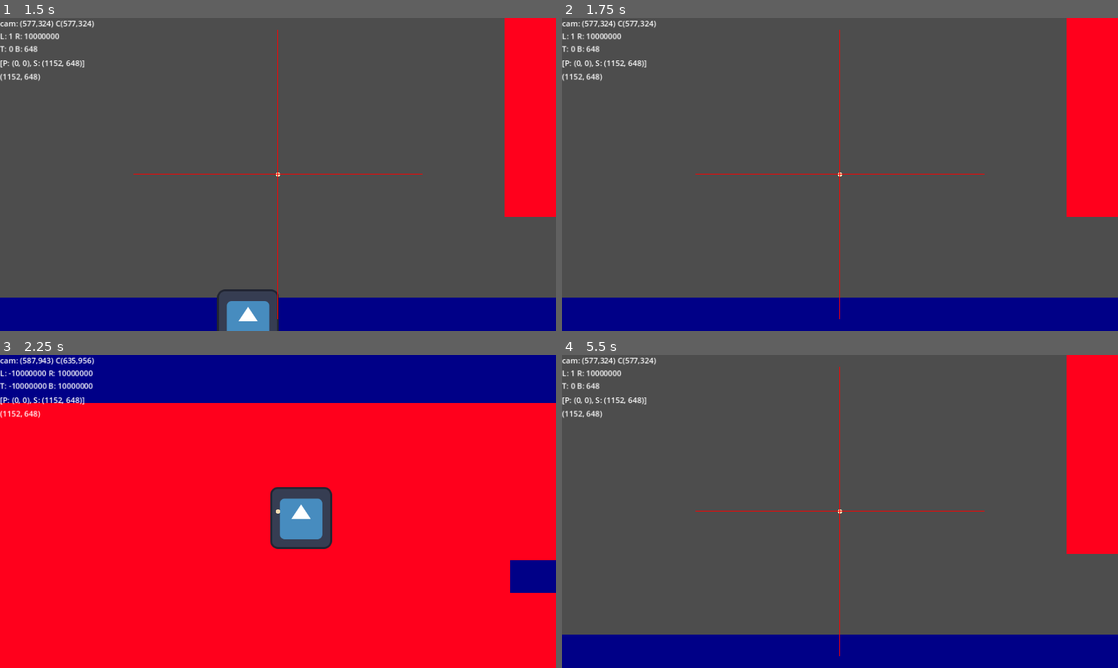
Above: before the commit, frames 1-4 (two rows, left to right).
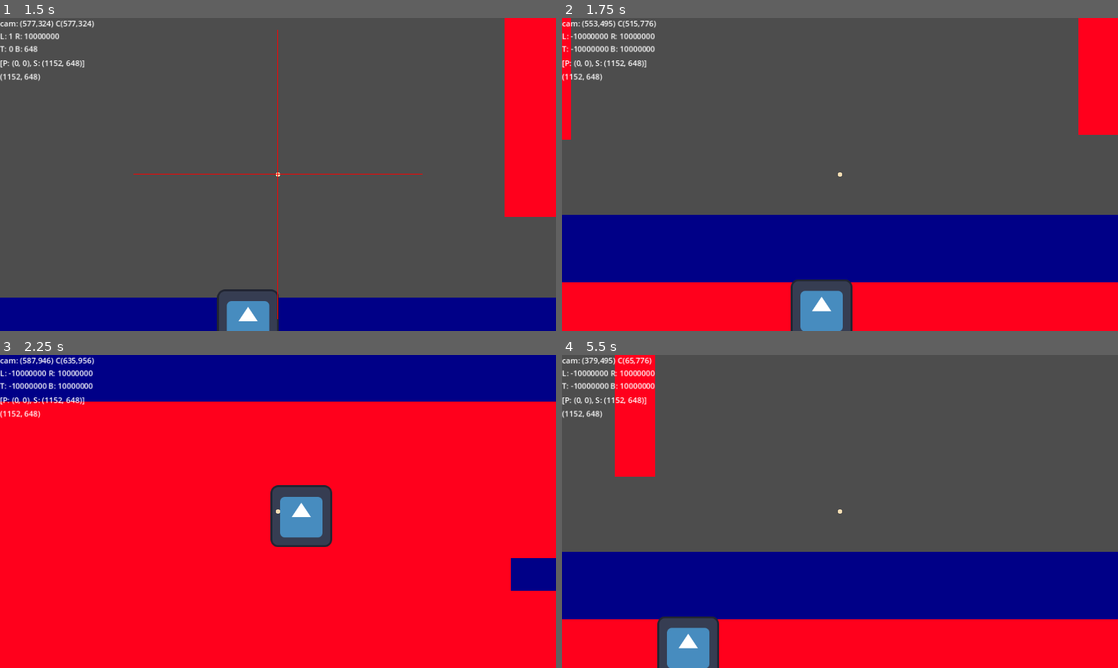
Above: after the commit, the same moments.

Repository: azylazide/boundedcamera
Game: Godot game, scene res://Test Scenes/test_world.tscn
Two runs of this game, one before a commit and one after it. Both use one fixed random seed, a clock stepped at 60 frames per second and the inputs below. The engine's default icon, where the game draws it, is replaced by a stand-in: a white triangle on a blue panel in a dark square.
Inputs:
- Up to frame 1 (1.5 s): tap Enter (ui_accept) at 0.5, 0.77 s; hold Right (ui_right) 0.53-1.28 s; hold Down (ui_down) from 1.28 s (still down)
- Up to frame 2 (1.75 s): keep holding Down (ui_down); tap Enter (ui_accept) at 1.52 s
- Up to frame 3 (2.25 s): release Down (ui_down) at 2.03 s; hold Right (ui_right) from 2.03 s (still down)
- Up to frame 4 (5.5 s): release Right (ui_right) at 2.78 s; hold Up (ui_up) 2.78-3.53 s; tap Enter (ui_accept) at 3.02, 3.77, 4.52 s; hold Left (ui_left) 3.53-5.03 s; hold Down (ui_down) from 5.03 s (still down)

Frame 1 is identical in both runs. In frame 2, 41% of the frame differs, in the area x 0-100%, y 0-100%; in frame 3, 1.0%; in frame 4, 46%.

Commit message:
move bound calculation to own func

Diff:
--- a/Camera Scripts/remote_camera.gd
+++ b/Camera Scripts/remote_camera.gd
@@ -78,6 +78,7 @@
 
 func process_camera_position() -> void:
 	var new_pos:= _updated_position()
+	bounds = calculate_limits()
 	clamped_pos = _clamp_pos(new_pos)
 	interped_pos = _interp_pos(global_position)
 
@@ -88,8 +89,7 @@
 func _updated_position() -> Vector2:
 	return followed_node.global_position + offset
 
-func _clamp_pos(pos: Vector2) -> Vector2:
-	var output: Vector2
+func calculate_limits() -> BoundsContainer:
 
 	var default_limits: BoundsContainer = BoundsContainer.new(bridge_inf)
 
@@ -129,25 +129,17 @@
 				if absi(temp_limits.bottom) < absi(limit_arrays.bottom[i]):
 					temp_limits.bottom = limit_arrays.bottom[i]
 
-		output.x = clampf(pos.x,temp_limits.left+0.5*camera_span.x,temp_limits.right-0.5*camera_span.x)
-		output.y = clampf(pos.y,temp_limits.top+0.5*camera_span.y,temp_limits.bottom-0.5*camera_span.y)
-
-		bounds.left = temp_limits.left
-		bounds.right = temp_limits.right
-		bounds.top = temp_limits.top
-		bounds.bottom = temp_limits.bottom
-
-
-	#if detector exited
+		return temp_limits
 
 	else:
-		output.x = clampf(pos.x,default_limits.left+0.5*camera_span.x,default_limits.right-0.5*camera_span.x)
-		output.y = clampf(pos.y,default_limits.top+0.5*camera_span.y,default_limits.bottom-0.5*camera_span.y)
 
-		bounds.left = default_limits.left
-		bounds.right = default_limits.right
-		bounds.top = default_limits.top
-		bounds.bottom = default_limits.bottom
+		return default_limits
+
+func _clamp_pos(pos: Vector2) -> Vector2:
+	var output: Vector2
+
+	output.x = clampf(pos.x,bounds.left+0.5*camera_span.x,bounds.right-0.5*camera_span.x)
+	output.y = clampf(pos.y,bounds.top+0.5*camera_span.y,bounds.bottom-0.5*camera_span.y)
 
 	return output
 
@@ -156,7 +148,6 @@
 
 	output.x = lerpf(pos.x,clamped_pos.x,horizontal_smoothing)
 	output.y = lerpf(pos.y,clamped_pos.y,vertical_smoothing)
-
 
 	return output
 
--- a/Test Scenes/test_world.tscn
+++ b/Test Scenes/test_world.tscn
@@ -14,7 +14,7 @@
 radius = 64.0
 
 [sub_resource type="CircleShape2D" id="CircleShape2D_yi1bk"]
-radius = 149.003
+radius = 97.0052
 
 [sub_resource type="RectangleShape2D" id="RectangleShape2D_tesgw"]
 size = Vector2(1152, 648)
@@ -26,7 +26,10 @@
 size = Vector2(1152, 1536)
 
 [sub_resource type="RectangleShape2D" id="RectangleShape2D_r3uoq"]
-size = Vector2(954.5, 164)
+size = Vector2(1065.5, 164)
+
+[sub_resource type="CircleShape2D" id="CircleShape2D_roau7"]
+radius = 665.777
 
 [sub_resource type="RectangleShape2D" id="RectangleShape2D_saf75"]
 size = Vector2(2105.5, 1746)
@@ -140,8 +143,19 @@
 collision = NodePath("CollisionShape2D")
 
 [node name="CollisionShape2D" type="CollisionShape2D" parent="CameraArea6"]
-position = Vector2(465.75, 433)
+position = Vector2(521.25, 433)
 shape = SubResource("RectangleShape2D_r3uoq")
+
+[node name="CameraArea7" type="Area2D" parent="." node_paths=PackedStringArray("collision")]
+position = Vector2(-198, -1157)
+collision_layer = 2048
+collision_mask = 0
+script = ExtResource("3_1dxw8")
+collision = NodePath("CollisionShape2D")
+
+[node name="CollisionShape2D" type="CollisionShape2D" parent="CameraArea7"]
+position = Vector2(521.25, 433)
+shape = SubResource("CircleShape2D_roau7")
 
 [node name="CameraArea3" type="Area2D" parent="." node_paths=PackedStringArray("collision")]
 position = Vector2(2649, 11)
Not shown: 1 places in Test Scenes/test_world.tscn that only renumber resources
